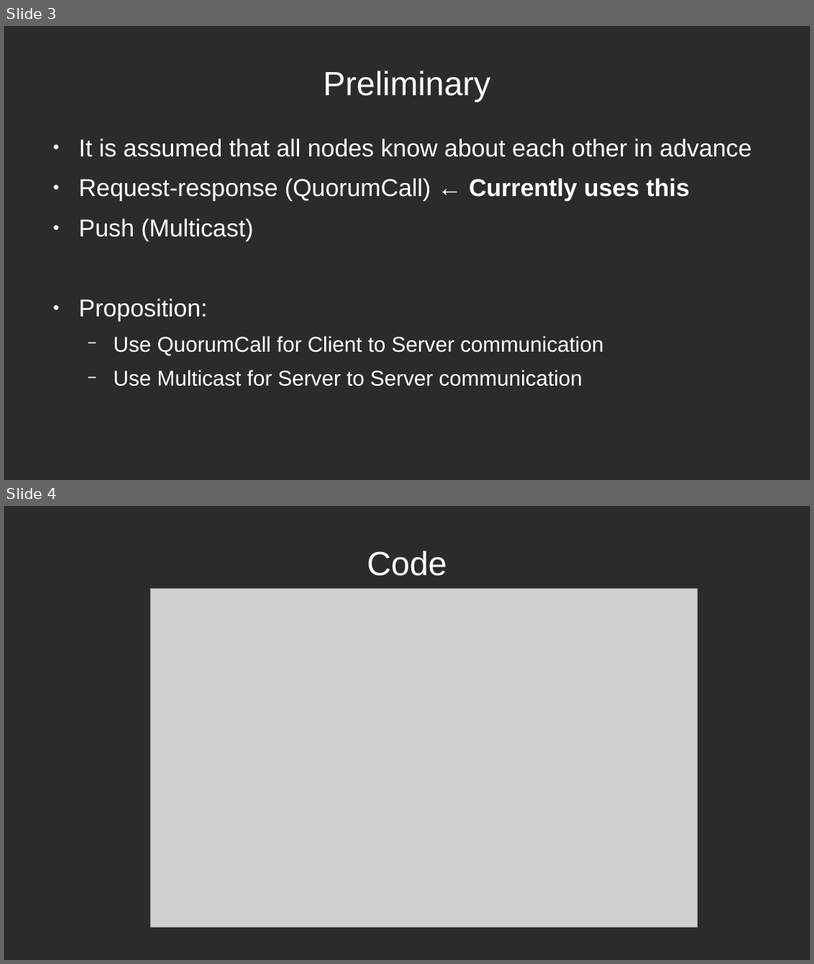
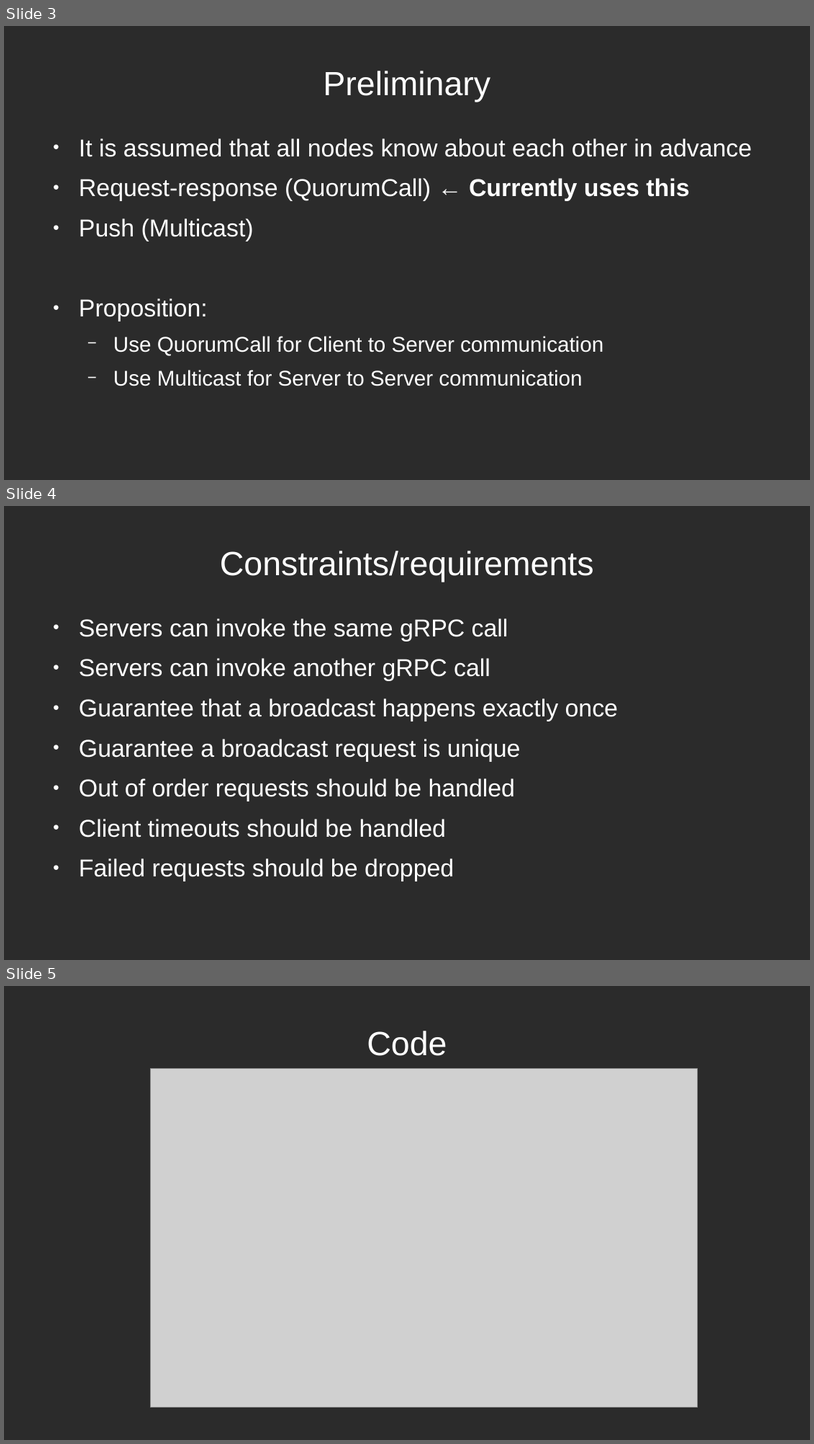
Before and after one commit to aleksander-vedvik/Master, a slide deck: notes/presentation_updated.odp. Shown one above the other, each under a label of ours: slides 3 and 4 before the commit, slides 3, 4 and 5 after it. The pictures are 814x964 and 814x1444 pixels, drawn with LibreOffice and Linux fonts; fonts in the diff are those of the drawing; grey boxes stand for pictures; background and template pictures are left out; a plain dark background stands for a picture behind light text. Boxes give left, top, right and bottom in pixels: in the first picture for what was removed or moved away, otherwise in the second. Text is boxed around its words. In the diff, an @@ line names an element or a change of style, - is before the commit and + after.

```diff
--- a/notes/presentation_updated.odp
+++ b/notes/presentation_updated.odp
@@ slide 4 added at (4, 506, 810, 960), background picture (left out) @@
@@ title added at (220, 551, 594, 582), 33 pt, text #FFFFFF @@
+Constraints/requirements
@@ text added at (79, 618, 618, 881), 24 pt, text #FFFFFF @@
+● Servers can invoke the same gRPC call
+● Servers can invoke another gRPC call
+● Guarantee that a broadcast happens exactly once
+● Guarantee a broadcast request is unique
+● Out of order requests should be handled
+● Client timeouts should be handled
+● Failed requests should be dropped
@@ what was slide 4 is now slide 5 @@
```
Also in this commit, not shown: 2 slides changed, 12 other slides added, 7 slides removed, 1 other file.
